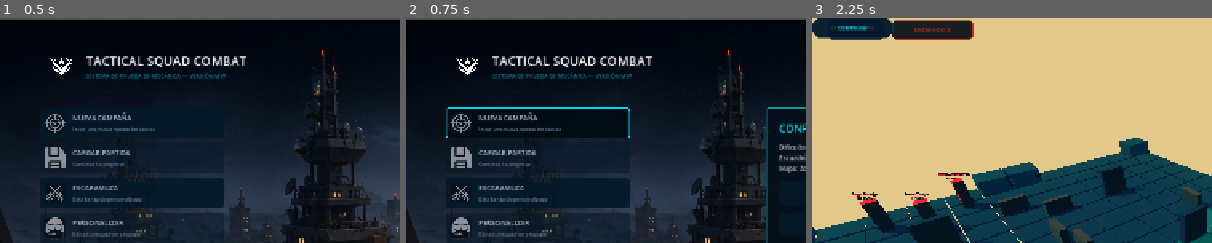
Above: before the commit, frames 1-3 (left to right).
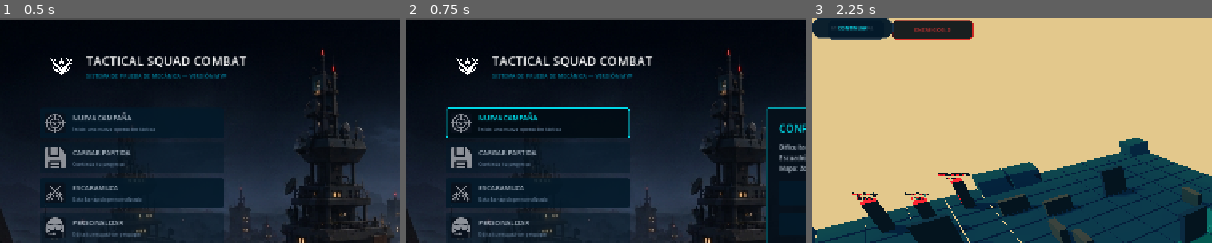
Above: after the commit, the same moments.

Repository: axel-molina/WarTacticGame
Game: Godot game, scene res://scenes/menu/menu_scene.tscn
Two runs of this game, one before a commit and one after it. Both use one fixed random seed, a clock stepped at 60 frames per second and the inputs below.
Inputs (mouse positions are % of the whole screen's width and height, from its top left):
- Up to frame 1 (0.5 s): no input
- Up to frame 2 (0.75 s): click (16, 23) at 0.5 s
- Up to frame 3 (2.25 s): click (16, 23) at 1.25 s; click "▶ INICIAR OPERACIÓN" at 2 s
The pictures show only the part of the screen within x 0-50%, y 0-50%; the shares and areas given below are measured in that part.

Frame 1 is identical in both runs. In frame 2, 0.2% of the frame differs, in the area x 18-33%, y 41-46%; in frame 3, nothing differs.
Error before the commit: Parse Error: Function "stop_music" has the same name as a previously declared function. (res://scripts/autoloads/audio_manager.gd:52)
Error after the commit: Invalid access to property or key 'pressed' on a base object of type 'null instance'. (res://scripts/ui/hud_controller.gd:66)

Commit message:
Fix compiler error: remove duplicate stop_music function in AudioManager

Diff:
--- a/tactical-squad-combat/scripts/autoloads/audio_manager.gd
+++ b/tactical-squad-combat/scripts/autoloads/audio_manager.gd
@@ -49,9 +49,6 @@
 	_music_player.volume_db = linear_to_db(SettingsManager.music_volume)
 	_music_player.play()
 
-func stop_music() -> void:
-	_music_player.stop()
-
 func play_sfx(sfx_key: String) -> void:
 	if not streams.has(sfx_key) or streams[sfx_key] == null:
 		return
Not shown, added: tactical-squad-combat/sounds/battle_sound
